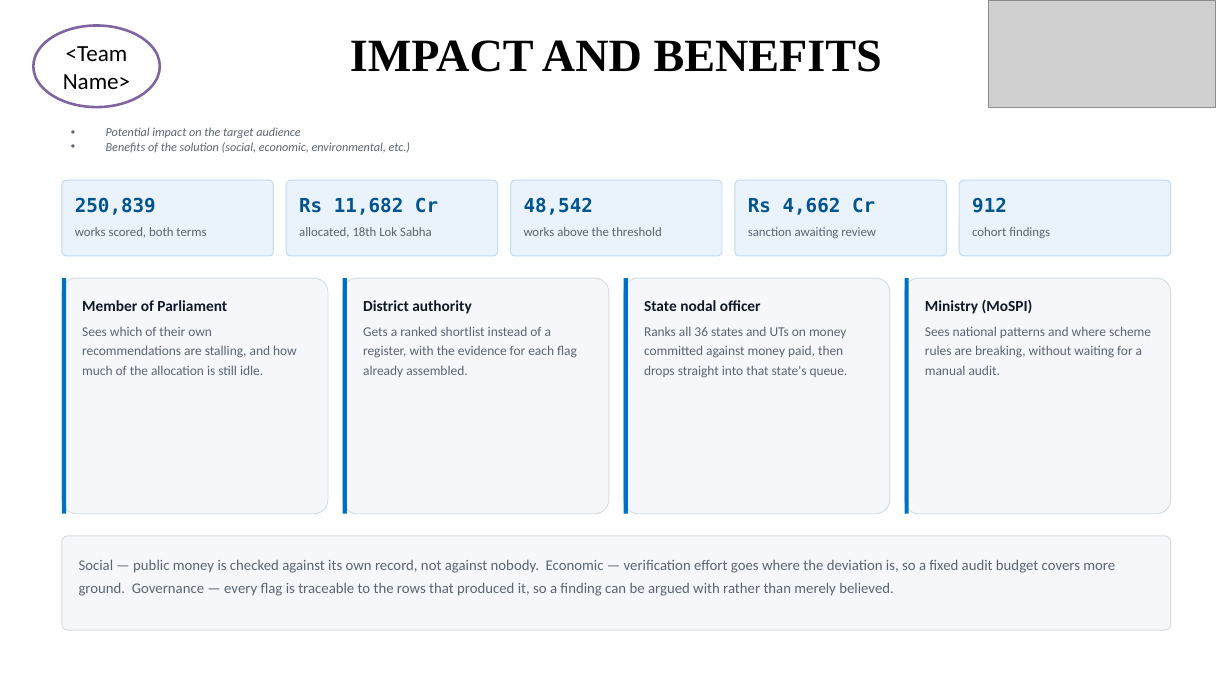
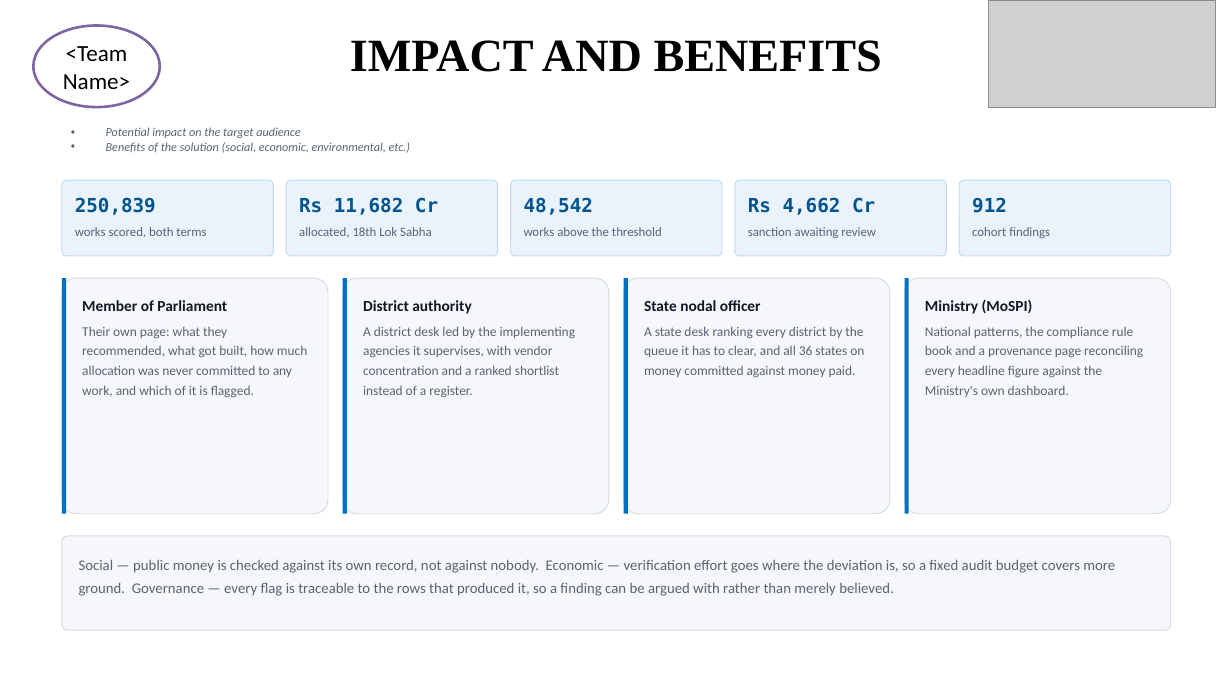
Before and after one commit to fbivinay/SIH-HACKATHON, a slide deck: slide 5 of docs/deck/SIH26102-MPLADS-SIH-Idea.pptx. Drawn at 1232x693 pixels with LibreOffice and Linux fonts; fonts in the diff are those of the drawing; grey boxes stand for pictures. Boxes give left, top, right and bottom in pixels: in the first picture for what was removed or moved away, otherwise in the second. Text is boxed around its words. In the diff, an @@ line names an element or a change of style, - is before the commit and + after.

```diff
--- a/docs/deck/SIH26102-MPLADS-SIH-Idea.pptx
+++ b/docs/deck/SIH26102-MPLADS-SIH-Idea.pptx
@@ text at (82, 326, 307, 398): text changed @@
-Sees which of their own recommendations are stalling, and how much of the allocation is still idle.
+Their own page: what they recommended, what got built, how much allocation was never committed to any work, and which of it is flagged.
@@ text at (363, 326, 576, 398): text changed @@
-Gets a ranked shortlist instead of a register, with the evidence for each flag already assembled.
+A district desk led by the implementing agencies it supervises, with vendor concentration and a ranked shortlist instead of a register.
@@ text at (644, 326, 864, 378): text changed @@
-Ranks all 36 states and UTs on money committed against money paid, then drops straight into that state's queue.
+A state desk ranking every district by the queue it has to clear, and all 36 states on money committed against money paid.
@@ text at (925, 326, 1143, 397): text changed @@
-Sees national patterns and where scheme rules are breaking, without waiting for a manual audit.
+National patterns, the compliance rule book and a provenance page reconciling every headline figure against the Ministry's own dashboard.
```
Also in this commit, not shown: 5 other slides changed, 1 other file.
